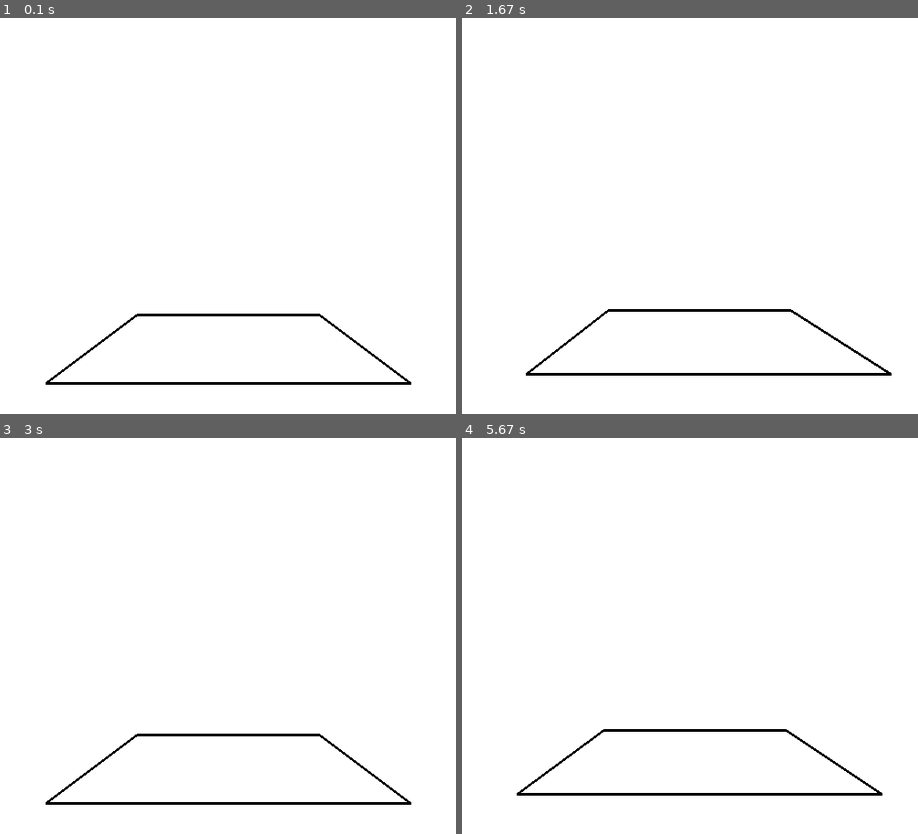
Above: before the commit, frames 1-4 (two rows, left to right).
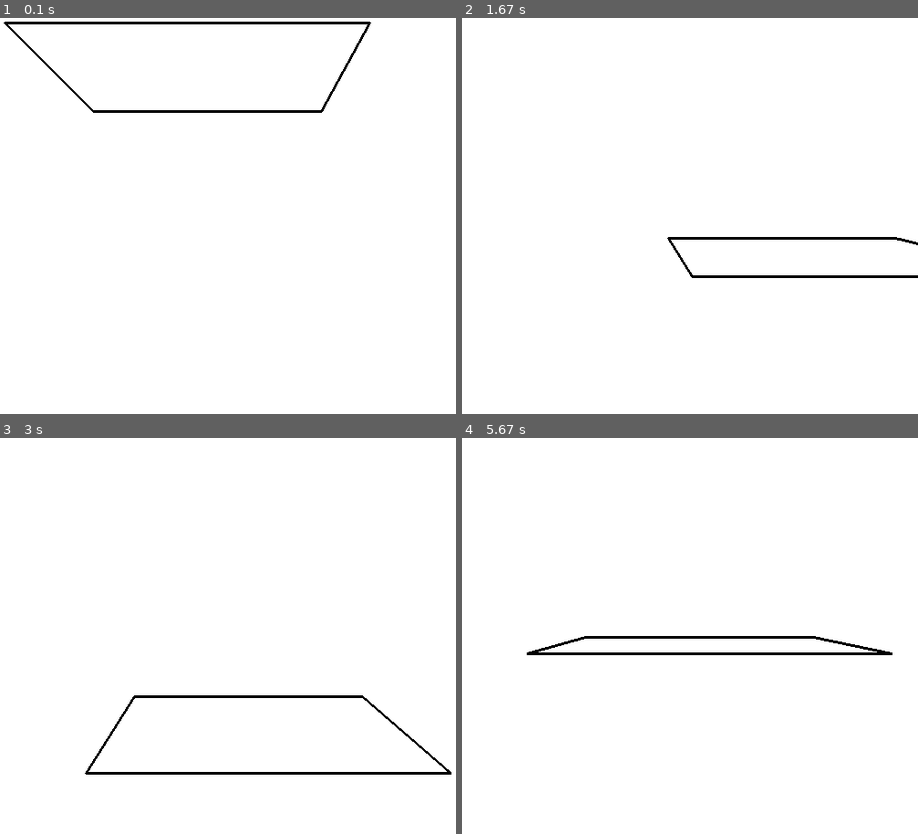
Above: after the commit, the same moments.

Repository: GrigoriyKocharyan/DOMASHKA
Game: pygame game, started from 3D.py
Same seed, same stepped clock (60 frames per second), same inputs: the game is played once before the commit and once after it.
Inputs (mouse positions are in pixels of both pictures, inside the frame that each line leads up to):
- Up to frame 1 (0.1 s): no input
- Up to frame 2 (1.67 s): hold Right 0.33-0.8 s; move the mouse to (671, 267) at 0.37 s; hold Up 0.83-1.13 s; move the mouse to (835, 231) at 0.87 s; hold Right 1.17-1.63 s; move the mouse to (690, 275) at 1.2 s
- Up to frame 3 (3 s): hold Left 1.67-2.2 s; move the mouse to (118, 671) at 1.7 s; hold Down 2.23-2.53 s; move the mouse to (273, 766) at 2.27 s; hold Left 2.57-2.97 s; move the mouse to (86, 774) at 2.6 s
- Up to frame 4 (5.67 s): hold Up 3-3.37 s; move the mouse to (758, 505) at 3.03 s; hold Right 3.4-4.03 s; move the mouse to (858, 826) at 3.43 s; hold Down 4.07-4.43 s; move the mouse to (744, 707) at 4.1 s; hold Left 4.47-4.93 s; move the mouse to (699, 513) at 4.5 s; hold Right 4.97-5.43 s; move the mouse to (580, 576) at 5 s; hold Up from 5.47 s (still down); move the mouse to (525, 651) at 5.5 s

The runs differ from the first frame. In frame 1, 2.3% of the frame differs, in the area x 0-91%, y 0-93%; in frame 2, 1.9%; in frame 3, 2.2%; in frame 4, 2.2%.

Commit message:
Update 3D.py

Diff:
--- a/3D.py
+++ b/3D.py
@@ -1,5 +1,5 @@
 import pygame
-
+import random
 pygame.init()
 win = pygame.display.set_mode((500,500))
 
@@ -28,7 +28,11 @@
                 x = x + 10
                 w = w - 5
                 v = v - 5
-
+    x = pygame.mouse.get_pos()[0]
+    y = pygame.mouse.get_pos()[1]
+    z = pygame.mouse.get_pos()[1] / 2 -100
+    v = -(pygame.mouse.get_pos()[0] / 2 - 100)
+    w = -(pygame.mouse.get_pos()[0] / 2 )+ 350
 
     win.fill((255, 255, 255))
 
